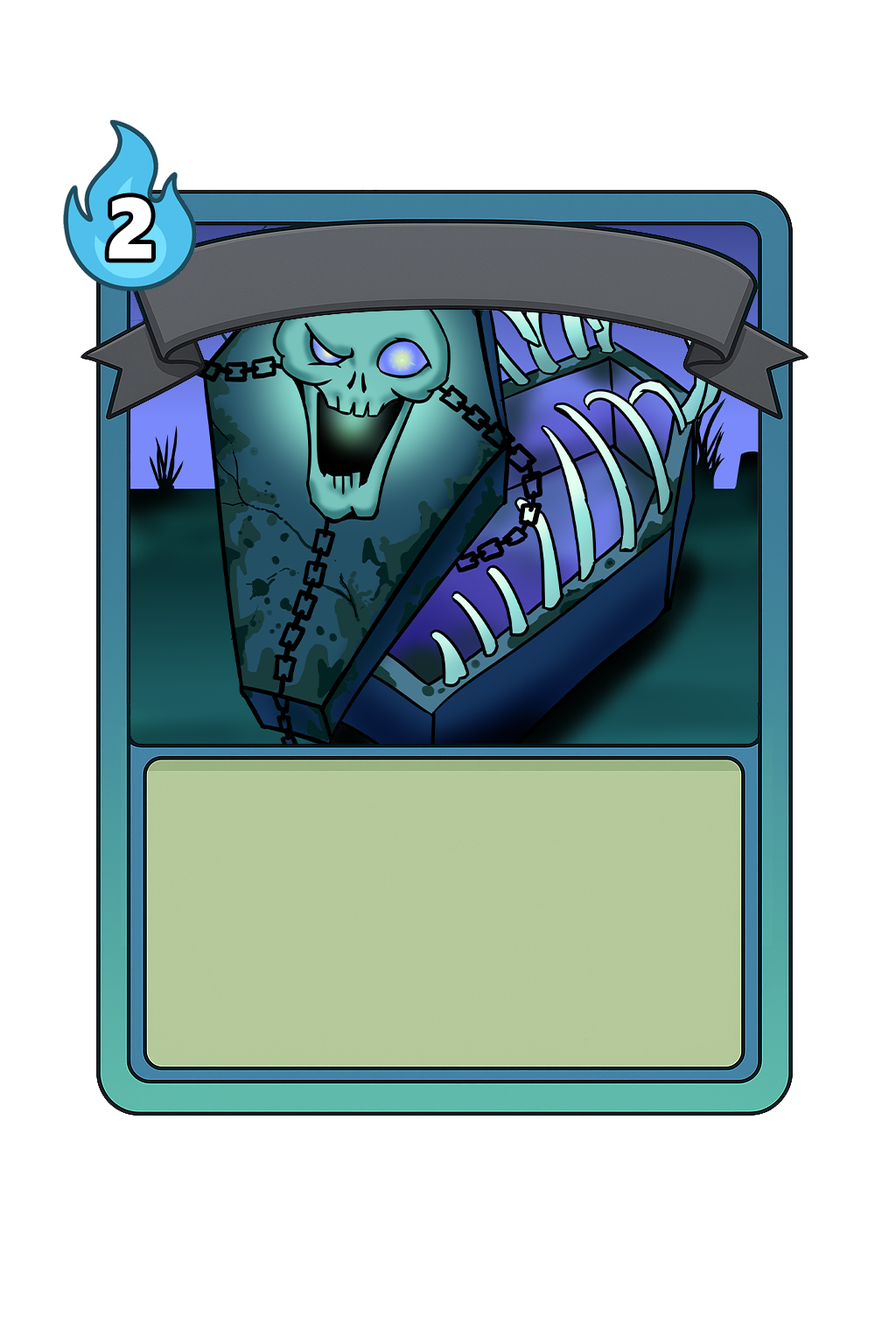
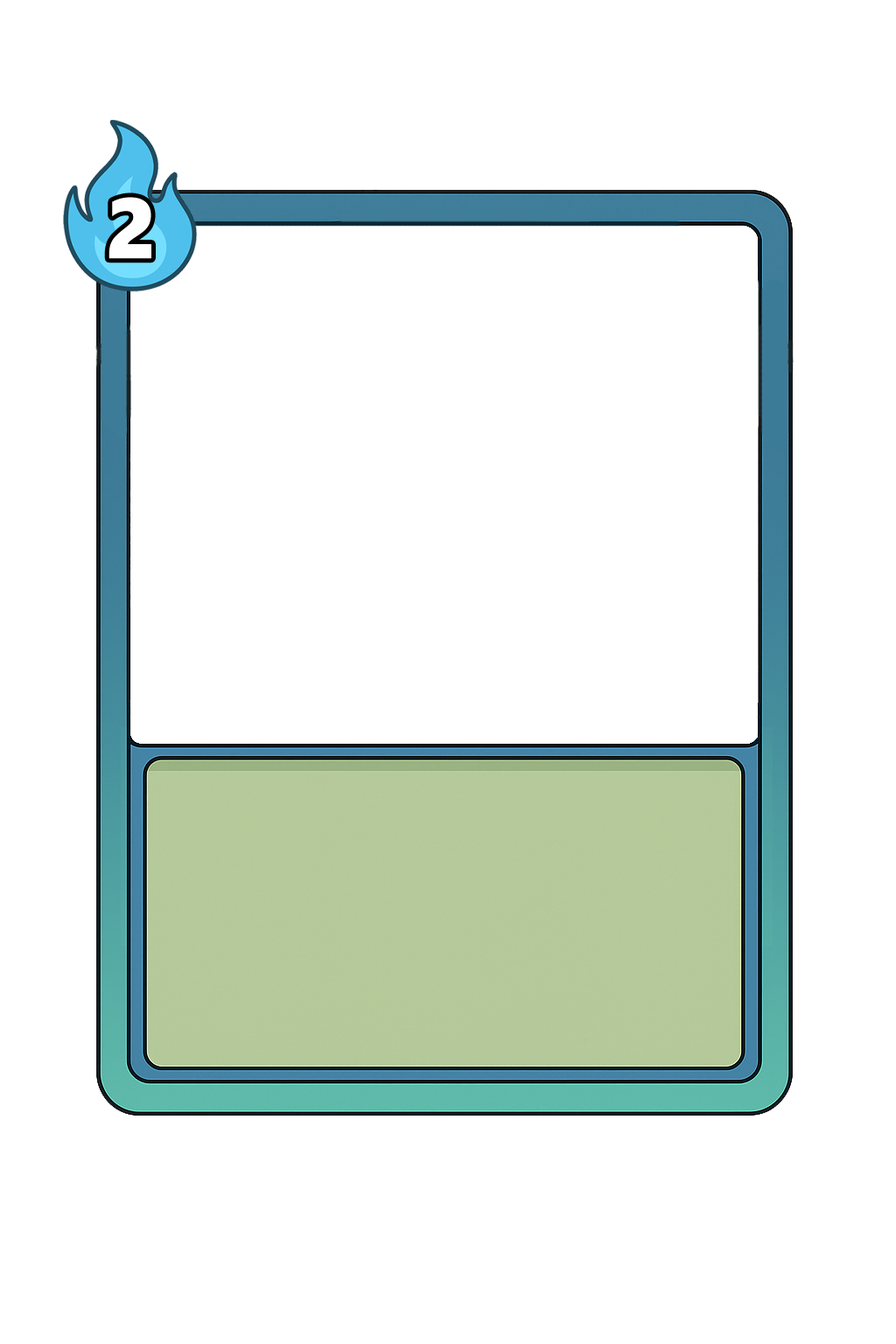
Layer changes from the first (896, 1344) image to the second:
painted on "ChatGPT Image 2025年6月6日 21_57_44 拷贝" over <box>80,212,809,500</box>
hid "101" over <box>116,218,773,744</box>
